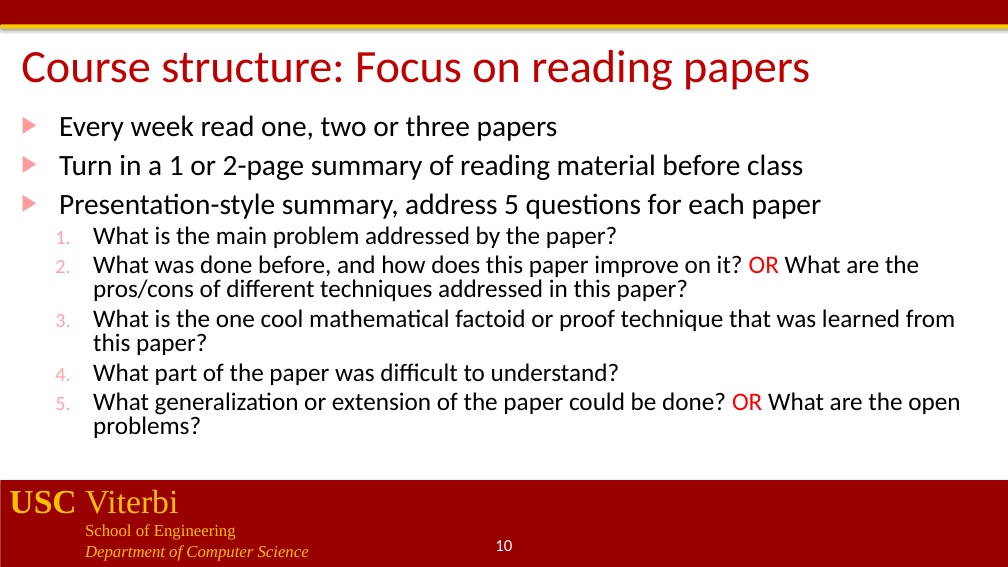
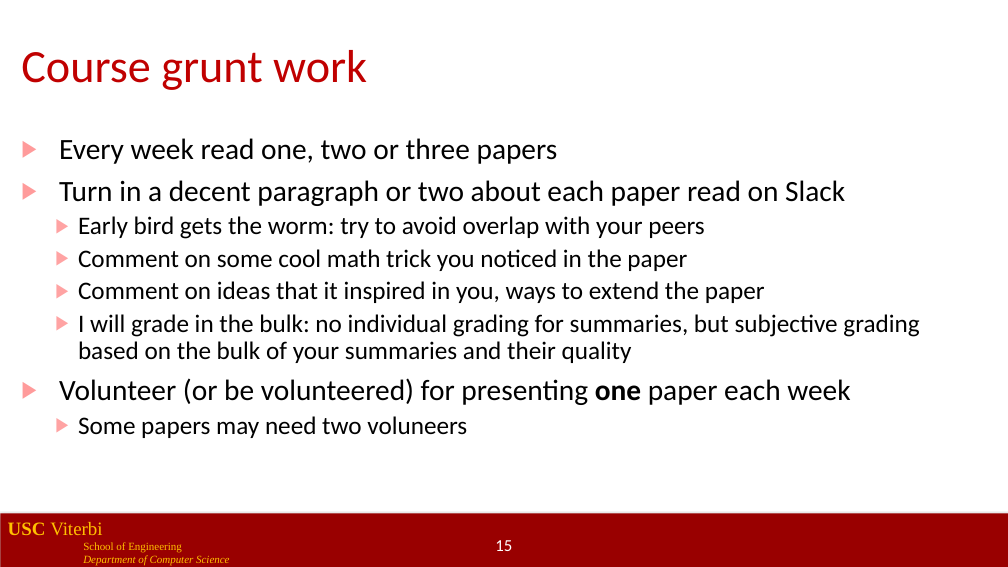
Before and after one commit to jdeshmukh/jdeshmukh.github.io, a slide deck: slide 15 of teaching/cs699-fm-for-robotics-spring-2021/course-intro.pptx (slide 10 before the commit). Drawn at 1008x567 pixels with LibreOffice and Linux fonts; fonts in the diff are those of the drawing; background and template pictures are left out. Boxes give left, top, right and bottom in pixels: in the first picture for what was removed or moved away, otherwise in the second. Text is boxed around its words. In the diff, an @@ line names an element or a change of style, - is before the commit and + after.

```diff
--- a/teaching/cs699-fm-for-robotics-spring-2021/course-intro.pptx
+++ b/teaching/cs699-fm-for-robotics-spring-2021/course-intro.pptx
@@ rectangle removed at [0,0,1008,25] @@
@@ rectangle removed at [1,24,1008,29] @@
@@ title at [21,50,367,90]: text changed @@
-Course structure: Focus on reading papers
+Course grunt work
@@ text "Every week read one, two ...": place and size @@
-text "Every week read one, two ..." at [59,115,960,438]
+text "Every week read one, two ..." at [59,138,919,438]
@@ text at [59,138,558,164]: line spacing 0.8 to 0.9 @@
@@ text at [59,180,919,438]: text changed @@
-▶ Turn in a 1 or 2-page summary of reading material before class
-▶ Presentation-style summary, address 5 questions for each paper
-  1. What is the main problem addressed by the paper?
-  2. What was done before, and how does this paper improve on it? OR What are the pros/cons of different techniques addressed in this paper?
-  3. What is the one cool mathematical factoid or proof technique that was learned from this paper?
-  4. What part of the paper was difficult to understand?
-  5. What generalization or extension of the paper could be done? OR What are the open problems?
+▶ Turn in a decent paragraph or two about each paper read on Slack
+  ▶ Early bird gets the worm: try to avoid overlap with your peers
+  ▶ Comment on some cool math trick you noticed in the paper
+  ▶ Comment on ideas that it inspired in you, ways to extend the paper
+  ▶ I will grade in the bulk: no individual grading for summaries, but subjective grading based on the bulk of your summaries and their quality
+▶ Volunteer (or be volunteered) for presenting one paper each week
+  ▶ Some papers may need two voluneers
@@ text "USC Viterbi": place and size @@
-text "USC Viterbi" at [9,489,309,561]
+text "USC Viterbi" at [8,522,229,566]
@@ text "USC Viterbi" at [8,522,229,566]: size 32 to 18 pt in "USC Viterbi"; size 16 to 10.5 pt in "School of Engineering", "Department of Computer Science" @@
@@ rectangle: place and size @@
-rectangle at [0,480,1008,567]
+rectangle at [0,513,1008,567]
@@ page number at [495,540,512,551]: text changed @@
-10
+15
```
Also in this commit, not shown: 4 other slides changed, 16 slides added, 9 slides removed, 5 other files.
